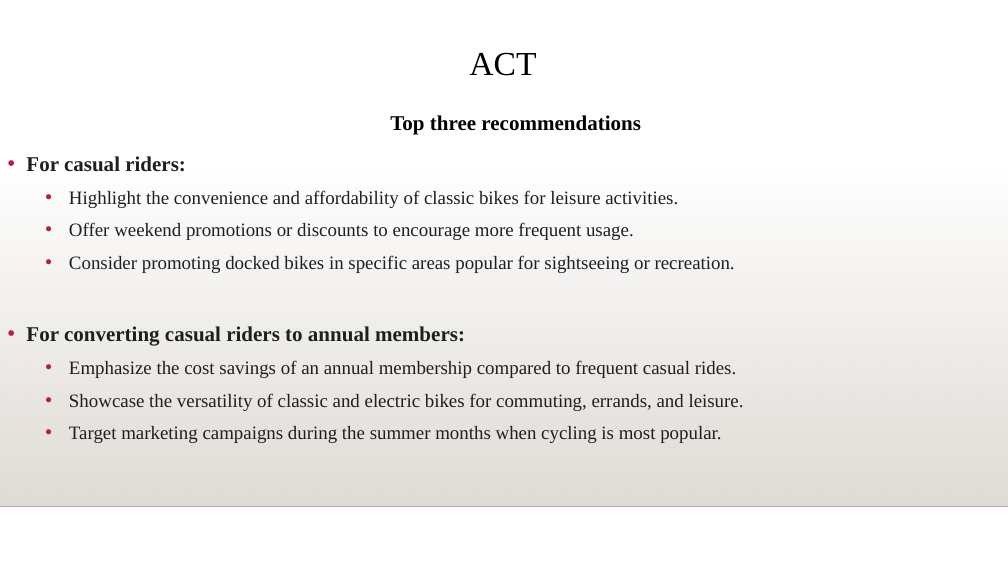
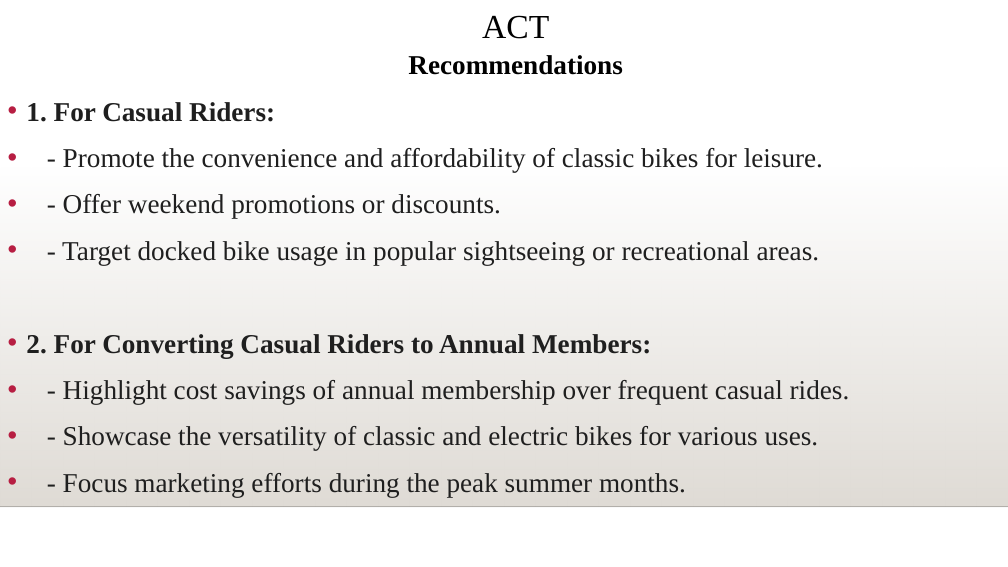
Before and after one commit to y4611676/Unanimous-Project, a slide deck: slide 14 of Analyze_project/Bike_Share/How_Does_a_Bike_Share_Navigate_Speedy_Success.pptx. Drawn at 1008x567 pixels with LibreOffice and Linux fonts; fonts in the diff are those of the drawing; background and template pictures are left out. Boxes give left, top, right and bottom in pixels: in the first picture for what was removed or moved away, otherwise in the second. Text is boxed around its words. In the diff, an @@ line names an element or a change of style, - is before the commit and + after.

```diff
--- a/Analyze_project/Bike_Share/How_Does_a_Bike_Share_Navigate_Speedy_Success.pptx
+++ b/Analyze_project/Bike_Share/How_Does_a_Bike_Share_Navigate_Speedy_Success.pptx
@@ title "ACT": place and size @@
-title "ACT" at (469,52,536,76)
+title "ACT" at (482,15,549,39)
@@ text at (26,55,850,497): text changed; size 18 to 25.9 pt @@
-Top three recommendations
-• For casual riders:
-  • Highlight the convenience and affordability of classic bikes for leisure activities.
-  • Offer weekend promotions or discounts to encourage more frequent usage.
-  • Consider promoting docked bikes in specific areas popular for sightseeing or recreation.
-• For converting casual riders to annual members:
-  • Emphasize the cost savings of an annual membership compared to frequent casual rides.
-  • Showcase the versatility of classic and electric bikes for commuting, errands, and leisure.
-  • Target marketing campaigns during the summer months when cycling is most popular.
+Recommendations
+• 1. For Casual Riders:
+• - Promote the convenience and affordability of classic bikes for leisure.
+• - Offer weekend promotions or discounts.
+• - Target docked bike usage in popular sightseeing or recreational areas.
+• 2. For Converting Casual Riders to Annual Members:
+• - Highlight cost savings of annual membership over frequent casual rides.
+• - Showcase the versatility of classic and electric bikes for various uses.
+• - Focus marketing efforts during the peak summer months.
```
Also in this commit, not shown: 11 other slides changed, 1 other file.
